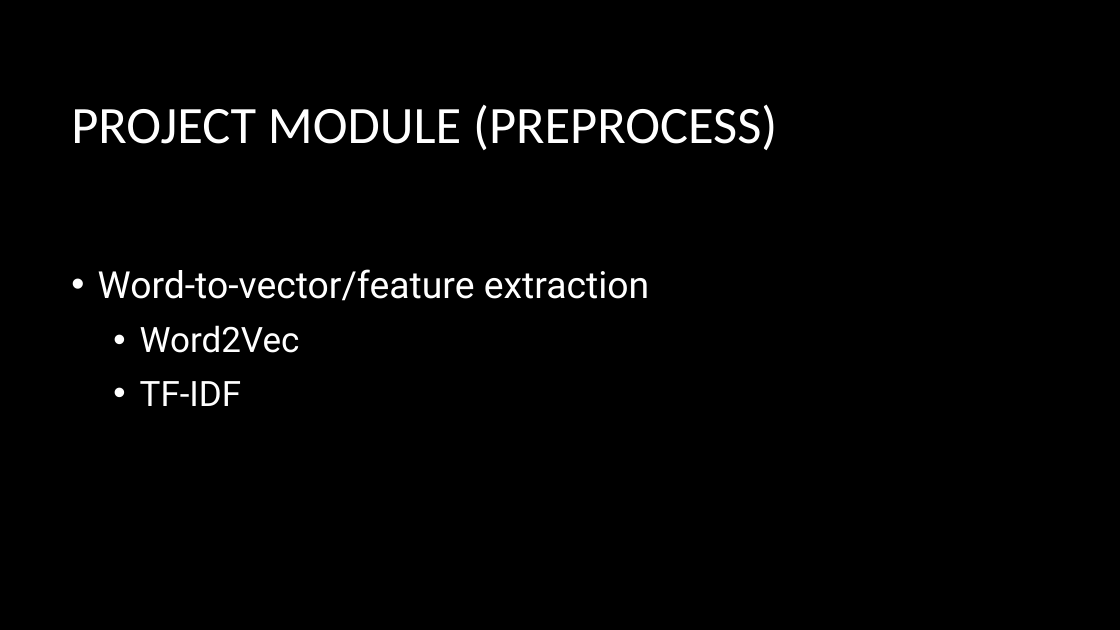
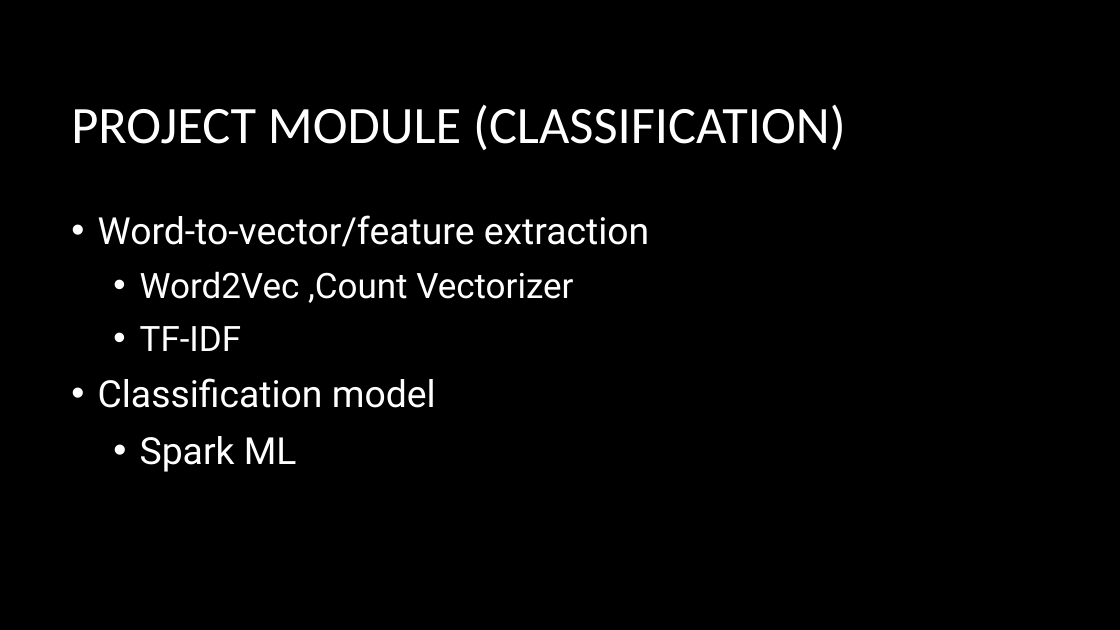
Before and after one commit to Nagisachan/project_y4, a slide deck: slide 19 of Document/Project Report Term 1/term1presentation-draft2.pptx. Drawn at 1120x630 pixels with LibreOffice and Linux fonts; fonts in the diff are those of the drawing; background and template pictures are left out. Boxes give left, top, right and bottom in pixels: in the first picture for what was removed or moved away, otherwise in the second. Text is boxed around its words. In the diff, an @@ line names an element or a change of style, - is before the commit and + after.

```diff
--- a/Document/Project Report Term 1/term1presentation-draft2.pptx
+++ b/Document/Project Report Term 1/term1presentation-draft2.pptx
@@ title at (71, 105, 846, 150): text changed @@
-PROJECT MODULE (PREPROCESS)
+PROJECT MODULE (CLASSIFICATION)
@@ text "Word-to-vector/feature extraction": place and size @@
-text "Word-to-vector/feature extraction" at (98, 269, 649, 406)
+text "Word-to-vector/feature extraction" at (98, 215, 649, 472)
@@ text at (140, 271, 573, 303): text changed @@
-    • Word2Vec
+    • Word2Vec ,Count Vectorizer
@@ text at (98, 378, 436, 472): paragraphs added @@
+  • Classification model
+    • Spark ML
```
Also in this commit, not shown: 4 other slides changed, 2 slides added, 1 slide removed, 25 other files.
